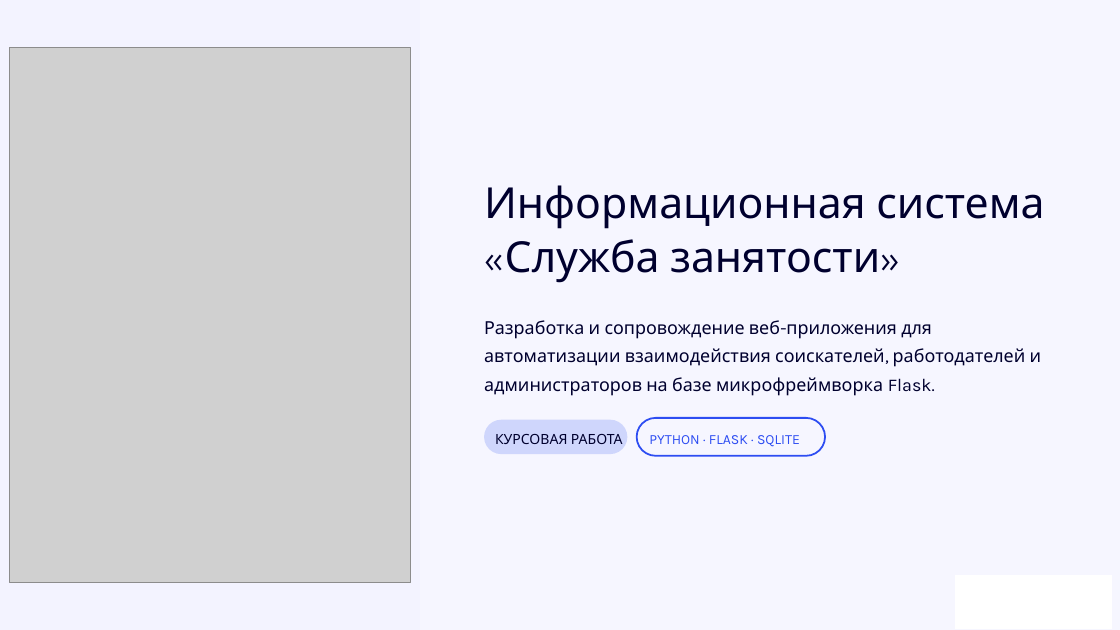
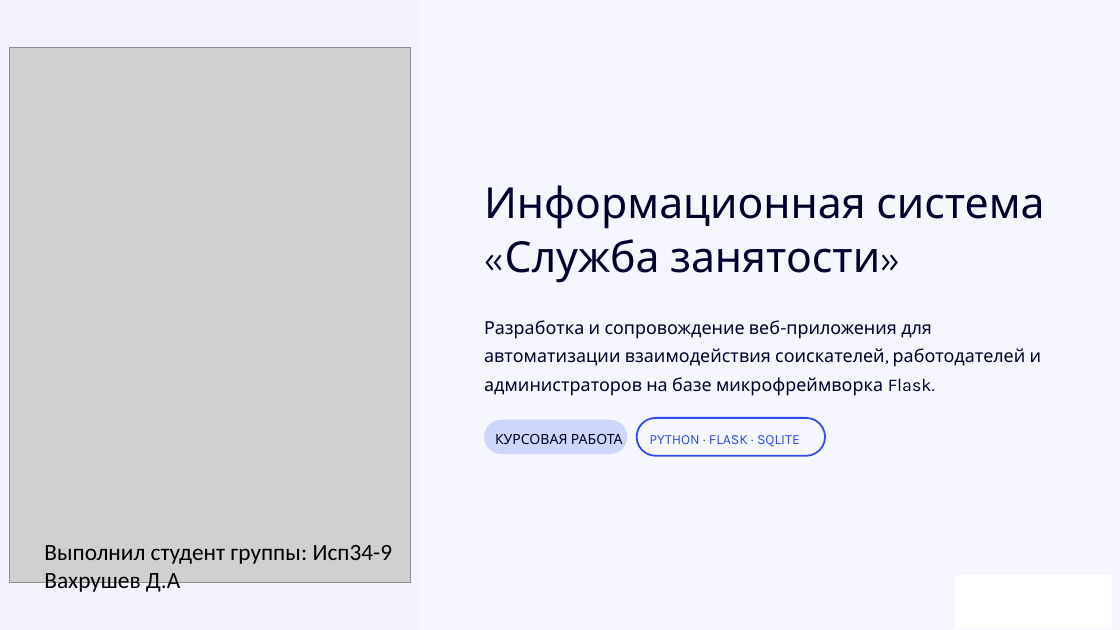
Before and after one commit to aphezbtw/coursovaya, a slide deck: slide 1 of курсовая презентация.pptx. Drawn at 1120x630 pixels with LibreOffice and Linux fonts; fonts in the diff are those of the drawing; grey boxes stand for pictures; background and template pictures are left out. Boxes give left, top, right and bottom in pixels: in the first picture for what was removed or moved away, otherwise in the second. Text is boxed around its words. In the diff, an @@ line names an element or a change of style, - is before the commit and + after.

Commit message:
презентация

```diff
--- a/курсовая презентация.pptx
+++ b/курсовая презентация.pptx
@@ text added at [44,545,392,594], 15 pt, text #000000 @@
+Выполнил студент группы: Исп34-9 Вахрушев Д.А
```
